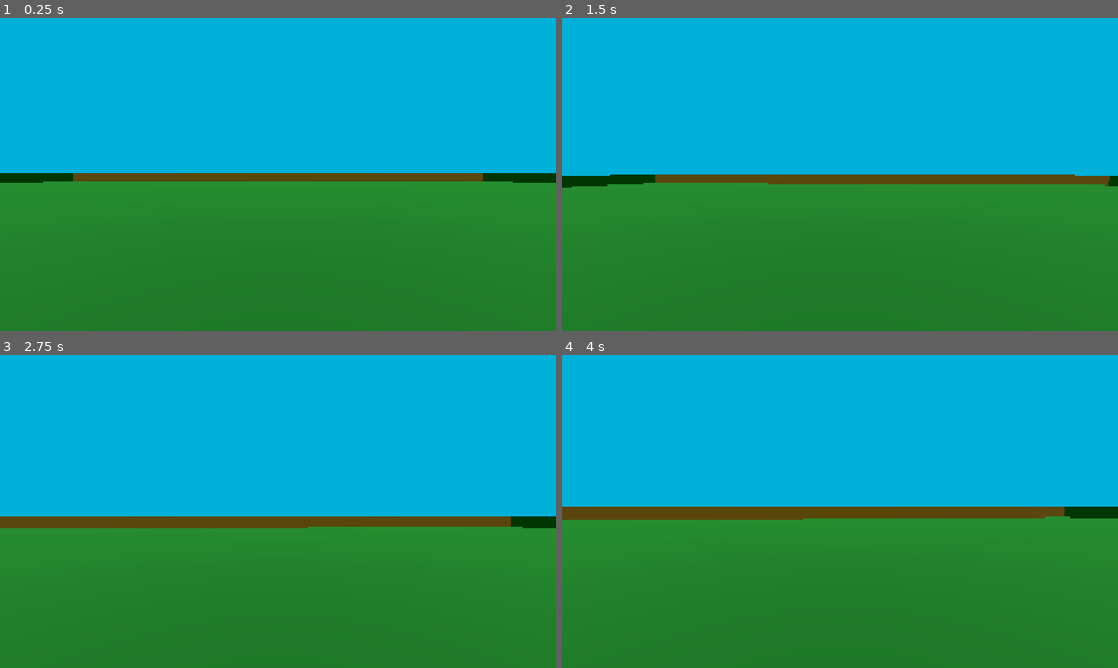
Above: before the commit, frames 1-4 (two rows, left to right).
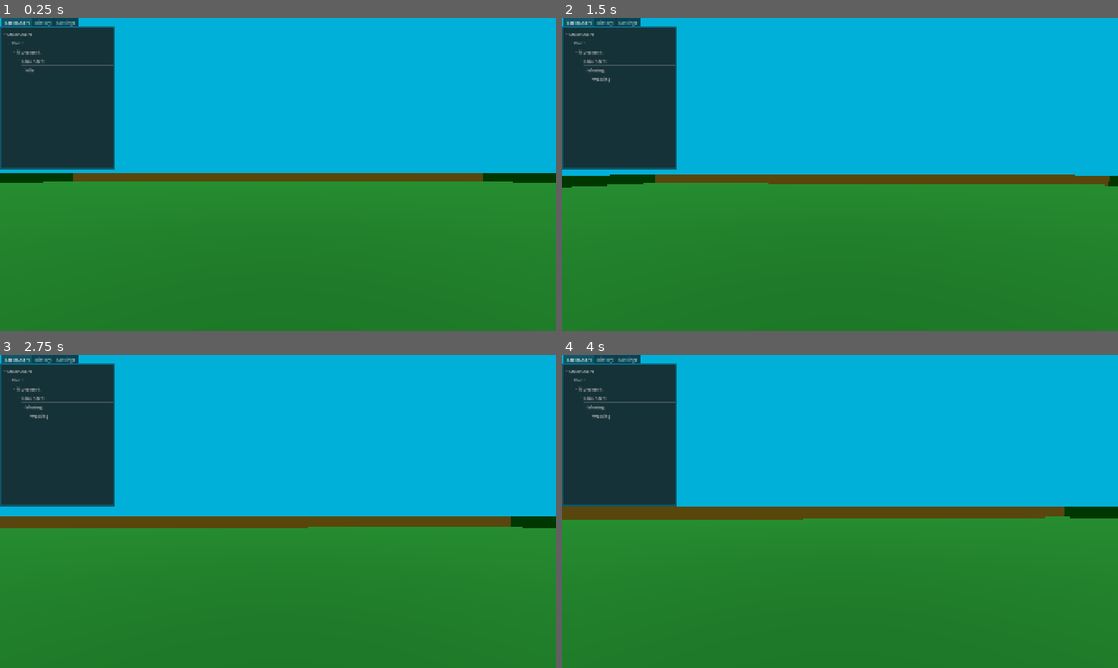
Above: after the commit, the same moments.

Repository: janisl/rpg-core
Game: Godot game, scene res://levels/test.tscn
Two runs of this game, one before a commit and one after it. Both use one fixed random seed, a clock stepped at 60 frames per second and the inputs below.
Inputs (mouse positions are in pixels of both pictures, inside the frame that each line leads up to):
- Up to frame 1 (0.25 s): no input
- Up to frame 2 (1.5 s): tap Enter at 0.5 s; move the mouse to (867, 174) at 0.52 s; hold Shift 0.53-1.28 s; hold W (forward) from 0.53 s (still down); tap Space (jump) at 0.77 s; move the mouse to (812, 174) at 1.27 s; tap Shift at 1.35 s
- Up to frame 3 (2.75 s): keep holding W (forward); tap Space (jump) at 1.52, 2 s; move the mouse to (289, 505) at 2.02 s; hold Shift from 2.03 s (still down)
- Up to frame 4 (4 s): keep holding W (forward); tap Enter at 2.75 s; move the mouse to (834, 517) at 2.77 s; release Shift at 2.78 s; tap Shift at 2.85 s; tap Space (jump) at 3.02, 3.77 s; move the mouse to (878, 514) at 3.52 s; hold Shift from 3.53 s (still down)

The runs differ from the first frame. In frame 1, 9.8% of the frame differs, in the area x 0-21%, y 0-49%; in frame 2, 9.8%; in frame 3, 9.8%; in frame 4, 9.8%.

Commit message:
Add state machine to playe, handle idle and walking.

Diff:
--- a/actors/player/player.gd
+++ b/actors/player/player.gd
@@ -4,6 +4,9 @@
 const STOP_SPEED = 16.0
 const JUMP_VELOCITY = 4.5
 
+@export_group("References")
+@export var camera_controller: Node3D
+@export var state_chart: StateChart
 @export_group("Mouse capture settings")
 @export var mouse_sensitivity := 0.001
 @export_range(-90, -60) var tilt_lower_limit: int = -90
@@ -12,9 +15,8 @@
 @export var acceleration_speed: float = 8.0
 @export var deceleration_speed: float = 12.0
 
-@onready var camera_controller: Node3D = $CameraController
-
 var speed: float = 5.0
+var input_dir := Vector2.ZERO
 
 
 func _ready() -> void:
@@ -42,7 +44,7 @@
 	if Input.is_action_just_pressed("jump") and is_on_floor():
 		velocity.y = JUMP_VELOCITY
 
-	var input_dir := Input.get_vector("left", "right", "forward", "backward")
+	input_dir = Input.get_vector("left", "right", "forward", "backward")
 	var current_velocity = Vector2(velocity.x, velocity.z)
 	var direction := (transform.basis * Vector3(input_dir.x, 0, input_dir.y)).normalized()
 	var acceleration = acceleration_speed * delta
--- a/actors/player/player.tscn
+++ b/actors/player/player.tscn
@@ -1,13 +1,30 @@
 [gd_scene format=3 uid="uid://dmm1368oglfp0"]
 
 [ext_resource type="Script" uid="uid://bsns0k0r51aap" path="res://actors/player/player.gd" id="1_nvxhs"]
+[ext_resource type="PackedScene" uid="uid://bcwkugn6v3oy7" path="res://addons/godot_state_charts/utilities/state_chart_debugger.tscn" id="2_388e2"]
+[ext_resource type="Script" uid="uid://couw105c3bde4" path="res://addons/godot_state_charts/state_chart.gd" id="2_lsqbn"]
+[ext_resource type="Script" uid="uid://c1vp0ojjvaby1" path="res://addons/godot_state_charts/parallel_state.gd" id="3_6p1w3"]
+[ext_resource type="Script" uid="uid://jk2jm1g6q853" path="res://addons/godot_state_charts/compound_state.gd" id="4_15y17"]
+[ext_resource type="Script" uid="uid://cytafq8i1y8qm" path="res://addons/godot_state_charts/atomic_state.gd" id="5_15y17"]
+[ext_resource type="Script" uid="uid://cf1nsco3w0mf6" path="res://addons/godot_state_charts/transition.gd" id="6_bop6h"]
+[ext_resource type="Script" uid="uid://coif1t8j7k7ns" path="res://actors/player/state_machine/player_state_machine.gd" id="7_bop6h"]
+[ext_resource type="Script" uid="uid://b0r4e184he1xs" path="res://actors/player/state_machine/player_state_idle.gd" id="8_a744p"]
+[ext_resource type="Script" uid="uid://dlm8qngt7csqy" path="res://actors/player/state_machine/player_state_moving.gd" id="10_hiosj"]
+[ext_resource type="Script" uid="uid://cyytqpdhhxsg" path="res://actors/player/state_machine/player_state_walking.gd" id="11_ssdk0"]
 
 [sub_resource type="CapsuleShape3D" id="CapsuleShape3D_bsiym"]
 radius = 0.3
 height = 1.8
 
-[node name="Player" type="CharacterBody3D" unique_id=86196454]
+[node name="Player" type="CharacterBody3D" unique_id=86196454 node_paths=PackedStringArray("camera_controller", "state_chart")]
 script = ExtResource("1_nvxhs")
+camera_controller = NodePath("CameraController")
+state_chart = NodePath("StateChart")
+
+[node name="StateChartDebugger" parent="." unique_id=1438023907 instance=ExtResource("2_388e2")]
+offset_right = -1522.0
+offset_bottom = -556.0
+initial_node_to_watch = NodePath("../StateChart")
 
 [node name="CollisionShape" type="CollisionShape3D" parent="." unique_id=1807291205]
 shape = SubResource("CapsuleShape3D_bsiym")
@@ -16,3 +33,108 @@
 
 [node name="Camera" type="Camera3D" parent="CameraController" unique_id=1332938429]
 transform = Transform3D(1, 0, 0, 0, 1, 0, 0, 0, 1, 0, 0.7, 0)
+
+[node name="StateChart" type="Node" parent="." unique_id=136452644]
+script = ExtResource("2_lsqbn")
+metadata/_custom_type_script = "uid://couw105c3bde4"
+
+[node name="Root" type="Node" parent="StateChart" unique_id=1069640129]
+script = ExtResource("3_6p1w3")
+metadata/_custom_type_script = "uid://c1vp0ojjvaby1"
+
+[node name="Movement" type="Node" parent="StateChart/Root" unique_id=2016035971]
+script = ExtResource("4_15y17")
+initial_state = NodePath("Grounded")
+metadata/_custom_type_script = "uid://jk2jm1g6q853"
+
+[node name="Grounded" type="Node" parent="StateChart/Root/Movement" unique_id=1374622456]
+script = ExtResource("4_15y17")
+initial_state = NodePath("Idle")
+metadata/_custom_type_script = "uid://jk2jm1g6q853"
+
+[node name="Idle" type="Node" parent="StateChart/Root/Movement/Grounded" unique_id=106206973]
+script = ExtResource("5_15y17")
+metadata/_custom_type_script = "uid://cytafq8i1y8qm"
+
+[node name="OnMoving" type="Node" parent="StateChart/Root/Movement/Grounded/Idle" unique_id=1903365415]
+script = ExtResource("6_bop6h")
+to = NodePath("../../Moving")
+event = &"onMoving"
+delay_in_seconds = "0.0"
+metadata/_custom_type_script = "uid://cf1nsco3w0mf6"
+
+[node name="Moving" type="Node" parent="StateChart/Root/Movement/Grounded" unique_id=362082878]
+script = ExtResource("4_15y17")
+initial_state = NodePath("Walking")
+metadata/_custom_type_script = "uid://jk2jm1g6q853"
+
+[node name="Walking" type="Node" parent="StateChart/Root/Movement/Grounded/Moving" unique_id=159433758]
+script = ExtResource("5_15y17")
+metadata/_custom_type_script = "uid://cytafq8i1y8qm"
+
+[node name="Sprinting" type="Node" parent="StateChart/Root/Movement/Grounded/Moving" unique_id=474136810]
+script = ExtResource("5_15y17")
+metadata/_custom_type_script = "uid://cytafq8i1y8qm"
+
+[node name="OnIdle" type="Node" parent="StateChart/Root/Movement/Grounded/Moving" unique_id=860158683]
+script = ExtResource("6_bop6h")
+to = NodePath("../../Idle")
+event = &"onIdle"
+delay_in_seconds = "0.0"
+metadata/_custom_type_script = "uid://cf1nsco3w0mf6"
+
+[node name="OnWalking" type="Node" parent="StateChart/Root/Movement/Grounded/Moving" unique_id=1031922142]
+script = ExtResource("6_bop6h")
+to = NodePath("../Walking")
+event = &"onWalking"
+delay_in_seconds = "0.0"
+metadata/_custom_type_script = "uid://cf1nsco3w0mf6"
+
+[node name="OnSprinting" type="Node" parent="StateChart/Root/Movement/Grounded/Moving" unique_id=116265082]
+script = ExtResource("6_bop6h")
+to = NodePath("../Sprinting")
+event = &"onSprinting"
+delay_in_seconds = "0.0"
+metadata/_custom_type_script = "uid://cf1nsco3w0mf6"
+
+[node name="OnAirborne" type="Node" parent="StateChart/Root/Movement/Grounded/Moving" unique_id=778444335]
+script = ExtResource("6_bop6h")
+to = NodePath("../../../Airborne")
+event = &"onAirborne"
+delay_in_seconds = "0.0"
+metadata/_custom_type_script = "uid://cf1nsco3w0mf6"
+
+[node name="Airborne" type="Node" parent="StateChart/Root/Movement" unique_id=1506748701]
+script = ExtResource("4_15y17")
+metadata/_custom_type_script = "uid://jk2jm1g6q853"
+
+[node name="StateMachine" type="Node" parent="." unique_id=656939817 node_paths=PackedStringArray("player")]
+unique_name_in_owner = true
+script = ExtResource("7_bop6h")
+player = NodePath("..")
+metadata/_custom_type_script = "uid://coif1t8j7k7ns"
+
+[node name="Root" type="Node" parent="StateMachine" unique_id=1299381917]
+
+[node name="Movement" type="Node" parent="StateMachine/Root" unique_id=436019541]
+
+[node name="Grounded" type="Node" parent="StateMachine/Root/Movement" unique_id=1652776713]
+
+[node name="Idle" type="Node" parent="StateMachine/Root/Movement/Grounded" unique_id=436303811]
+script = ExtResource("8_a744p")
+metadata/_custom_type_script = "uid://b0r4e184he1xs"
+
+[node name="Moving" type="Node" parent="StateMachine/Root/Movement/Grounded" unique_id=875980209]
+script = ExtResource("10_hiosj")
+metadata/_custom_type_script = "uid://dlm8qngt7csqy"
+
+[node name="Walking" type="Node" parent="StateMachine/Root/Movement/Grounded/Moving" unique_id=323872462]
+script = ExtResource("11_ssdk0")
+metadata/_custom_type_script = "uid://cyytqpdhhxsg"
+
+[node name="Sprinting" type="Node" parent="StateMachine/Root/Movement/Grounded/Moving" unique_id=1425892345]
+
+[node name="Airborne" type="Node" parent="StateMachine/Root/Movement" unique_id=1663954780]
+
+[connection signal="state_physics_processing" from="StateChart/Root/Movement/Grounded/Idle" to="StateMachine/Root/Movement/Grounded/Idle" method="_on_idle_state_physics_processing"]
+[connection signal="state_physics_processing" from="StateChart/Root/Movement/Grounded/Moving" to="StateMachine/Root/Movement/Grounded/Moving" method="_on_moving_state_physics_processing"]
--- /dev/null
+++ b/actors/player/state_machine/player_state.gd
@@ -0,0 +1,11 @@
+class_name PlayerState
+extends Node
+
+var player: Player
+
+@onready var state_machine: PlayerStateMachine = %StateMachine
+
+
+func _ready() -> void:
+	if state_machine && state_machine is PlayerStateMachine:
+		player = state_machine.player
--- /dev/null
+++ b/actors/player/state_machine/player_state_idle.gd
@@ -0,0 +1,7 @@
+class_name PlayerStateIdle
+extends PlayerState
+
+
+func _on_idle_state_physics_processing(_delta: float) -> void:
+	if player and player.input_dir.length() > 0:
+		player.state_chart.send_event("onMoving")
--- /dev/null
+++ b/actors/player/state_machine/player_state_machine.gd
@@ -0,0 +1,5 @@
+class_name PlayerStateMachine
+extends Node
+
+@export_group("Refernces")
+@export var player: Player
--- /dev/null
+++ b/actors/player/state_machine/player_state_moving.gd
@@ -0,0 +1,7 @@
+class_name PlayerStateMoving
+extends PlayerState
+
+
+func _on_moving_state_physics_processing(_delta: float) -> void:
+	if player.input_dir.length() == 0 and player.velocity.length() < 0.5:
+		player.state_chart.send_event("onIdle")
--- /dev/null
+++ b/actors/player/state_machine/player_state_walking.gd
@@ -0,0 +1,2 @@
+class_name PlayerStateWalking
+extends PlayerState
Not shown, added: actors/player/state_machine/player_state.gd.uid
Not shown, added: actors/player/state_machine/player_state_idle.gd.uid
Not shown, added: actors/player/state_machine/player_state_machine.gd.uid
Not shown, added: actors/player/state_machine/player_state_moving.gd.uid
Not shown, added: actors/player/state_machine/player_state_walking.gd.uid
